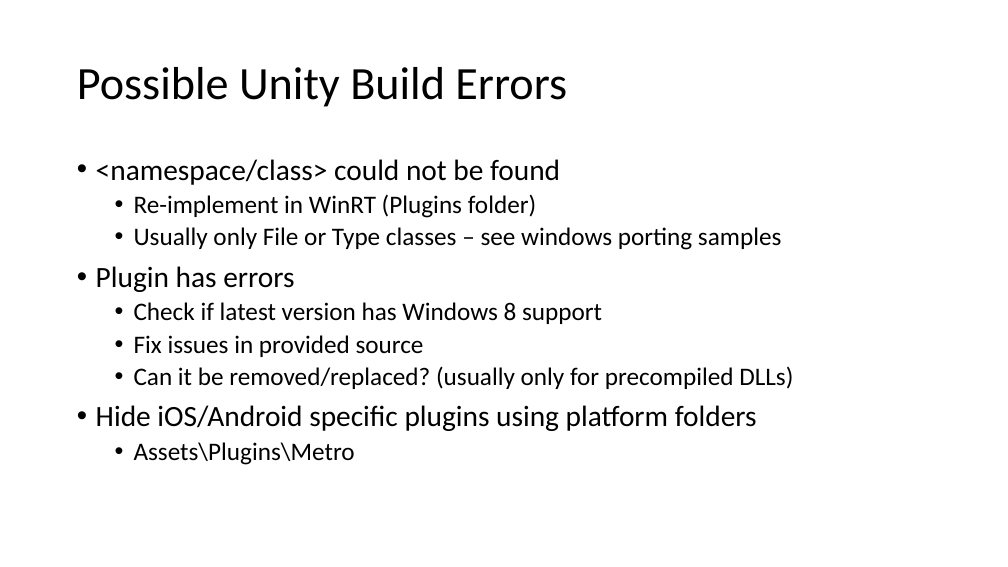
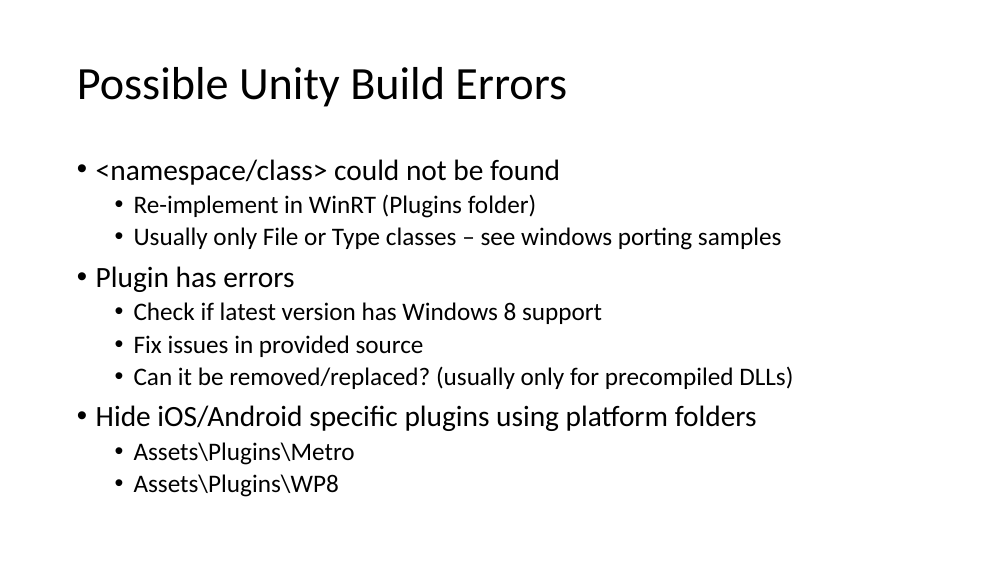
Before and after one commit to quandtm/UnityWin8Porting, a slide deck: slide 4 of PortingUnity_Win8.pptx. Drawn at 1008x567 pixels with LibreOffice and Linux fonts; fonts in the diff are those of the drawing. Boxes give left, top, right and bottom in pixels: in the first picture for what was removed or moved away, otherwise in the second. Text is boxed around its words. In the diff, an @@ line names an element or a change of style, - is before the commit and + after.

```diff
--- a/PortingUnity_Win8.pptx
+++ b/PortingUnity_Win8.pptx
@@ text at (134,474,339,497): paragraph added @@
+  • Assets\Plugins\WP8
```
Also in this commit, not shown: 2 other slides changed, 4 slides added.
